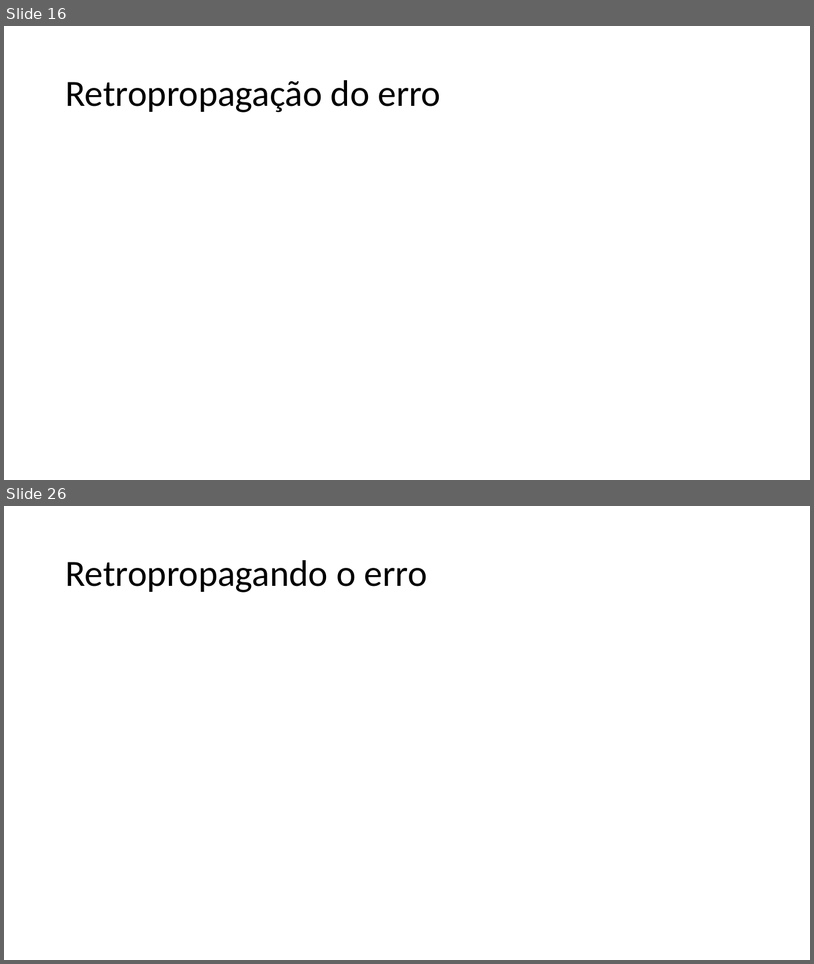
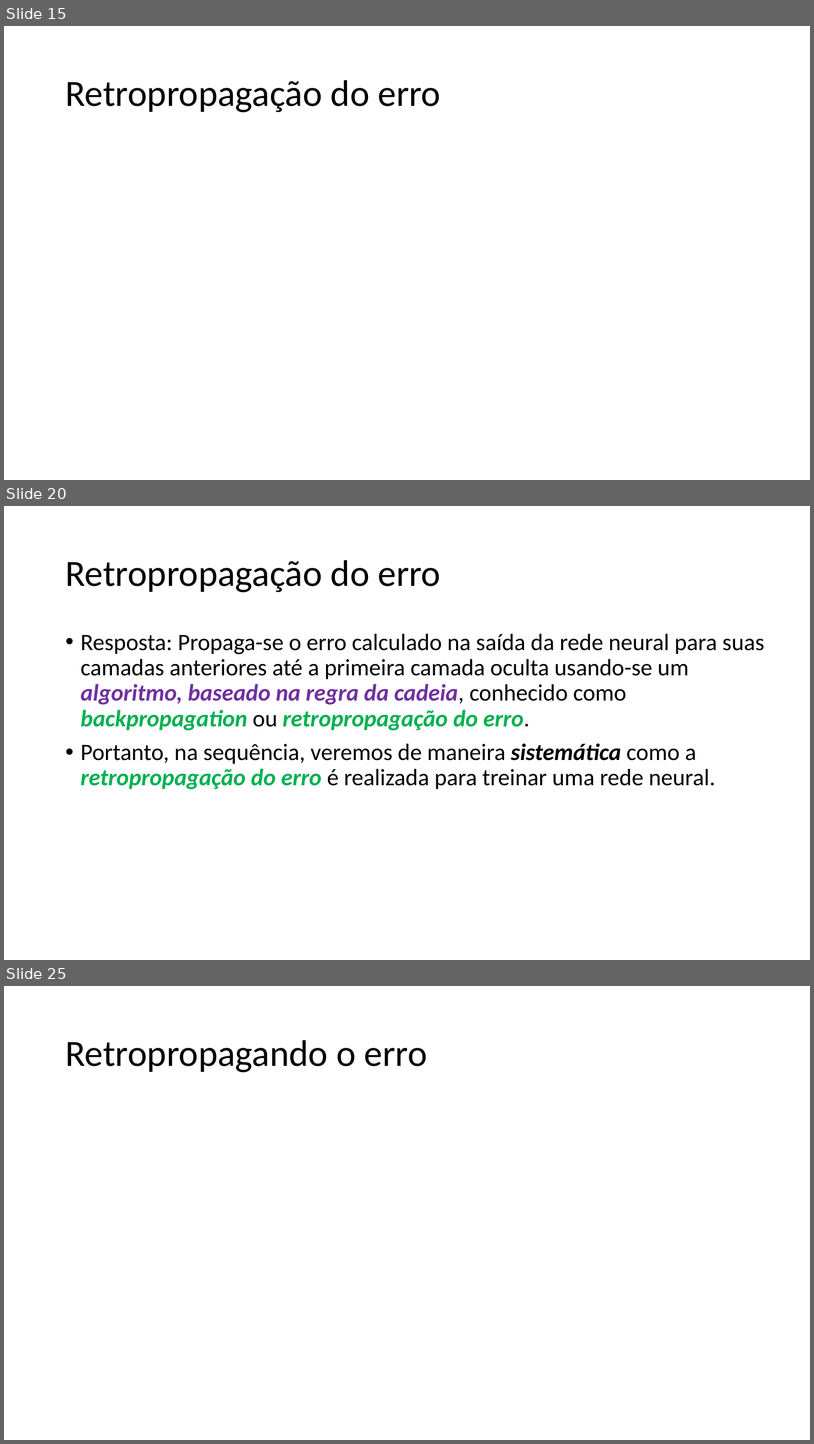
Before and after one commit to zz4fap/t320_aprendizado_de_maquina, a slide deck: slides/T320_Redes_Neurais_Artificiais (Parte III).pptx. Shown one above the other, each under a label of ours: slides 16 and 26 before the commit, slides 15, 20 and 25 after it; the slides between them are not shown. The pictures are 814x964 and 814x1444 pixels, drawn with LibreOffice and Linux fonts; fonts in the diff are those of the drawing; grey boxes stand for pictures. Boxes give left, top, right and bottom in pixels: in the first picture for what was removed or moved away, otherwise in the second. Text is boxed around its words. In the diff, an @@ line names an element or a change of style, - is before the commit and + after.

```diff
--- a/slides/T320_Redes_Neurais_Artificiais (Parte III).pptx
+++ b/slides/T320_Redes_Neurais_Artificiais (Parte III).pptx
@@ slide 20 added at <box>4,506,810,960</box>, background #FFFFFF @@
@@ title added at <box>65,560,441,592</box>, 44 pt, text #000000 @@
+Retropropagação do erro
@@ text added at <box>81,633,765,789</box>, 28 pt, text #000000 @@
+• Resposta: Propaga-se o erro calculado na saída da rede neural para suas camadas anteriores até a primeira camada oculta usando-se um algoritmo, baseado na regra da cadeia, conhecido como backpropagation ou retropropagação do erro.
+• Portanto, na sequência, veremos de maneira sistemática como a retropropagação do erro é realizada para treinar uma rede neural.
@@ what was slide 16 is now slide 15 @@
@@ what was slide 26 is now slide 25 @@
```
Also in this commit, not shown: 7 slides changed, 1 other slide added, 3 slides removed, 1 other file.
